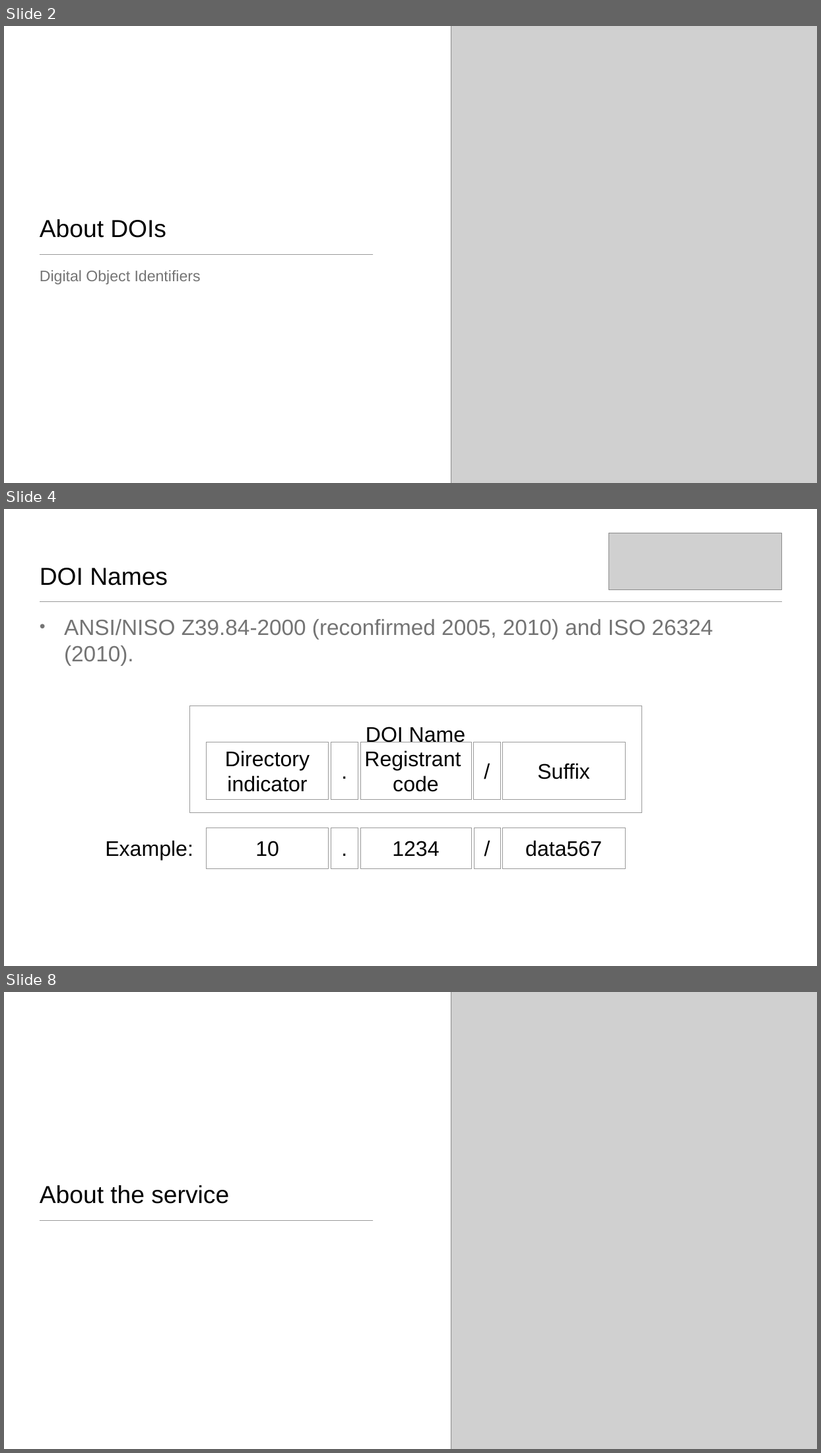
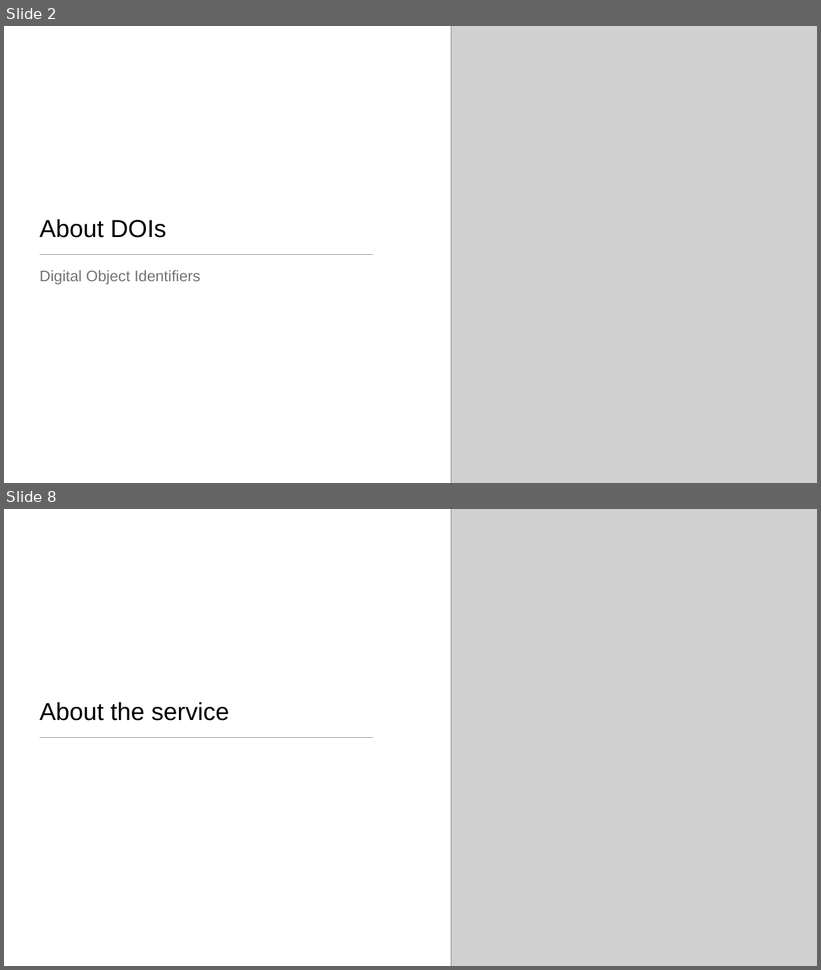
Before and after one commit to datacite/homepage, a slide deck: source/assets/tech_intro.pptx. Shown one above the other, each under a label of ours: slides 2, 4 and 8 before the commit, slides 2 and 8 after it; the slides between them are not shown. The pictures are 821x1453 and 821x970 pixels, drawn with LibreOffice and Linux fonts; fonts in the diff are those of the drawing; grey boxes stand for pictures. Boxes give left, top, right and bottom in pixels: in the first picture for what was removed or moved away, otherwise in the second. Text is boxed around its words. In the diff, an @@ line names an element or a change of style, - is before the commit and + after.

```diff
--- a/source/assets/tech_intro.pptx
+++ b/source/assets/tech_intro.pptx
@@ slide 4 removed at (4, 509, 817, 966), background #FFFFFF @@
@@ picture removed at (609, 533, 781, 590) @@
@@ title removed at (40, 568, 168, 586) @@
-DOI Names
@@ rectangle removed at (40, 601, 781, 601) @@
@@ text removed at (64, 619, 714, 665) @@
-• ANSI/NISO Z39.84-2000 (reconfirmed 2005, 2010) and ISO 26324 (2010).
@@ rectangle removed at (189, 706, 642, 813) @@
-DOI Name
@@ rectangle removed at (206, 742, 329, 799) @@
-Directory indicator
@@ rectangle removed at (331, 742, 358, 799) @@
-.
@@ rectangle removed at (360, 742, 471, 799) @@
-Registrant
-code
@@ rectangle removed at (473, 742, 500, 799) @@
-/
@@ rectangle removed at (503, 742, 625, 799) @@
-Suffix
@@ text removed at (105, 840, 193, 861) @@
-Example:
@@ rectangle removed at (206, 828, 329, 869) @@
-10
@@ rectangle removed at (331, 828, 358, 869) @@
-.
@@ rectangle removed at (360, 828, 471, 869) @@
-1234
@@ rectangle removed at (474, 828, 501, 869) @@
-/
@@ rectangle removed at (503, 828, 625, 869) @@
-data567
```
Also in this commit, not shown: 1 slide changed, 2 slides added, 2 other files.
